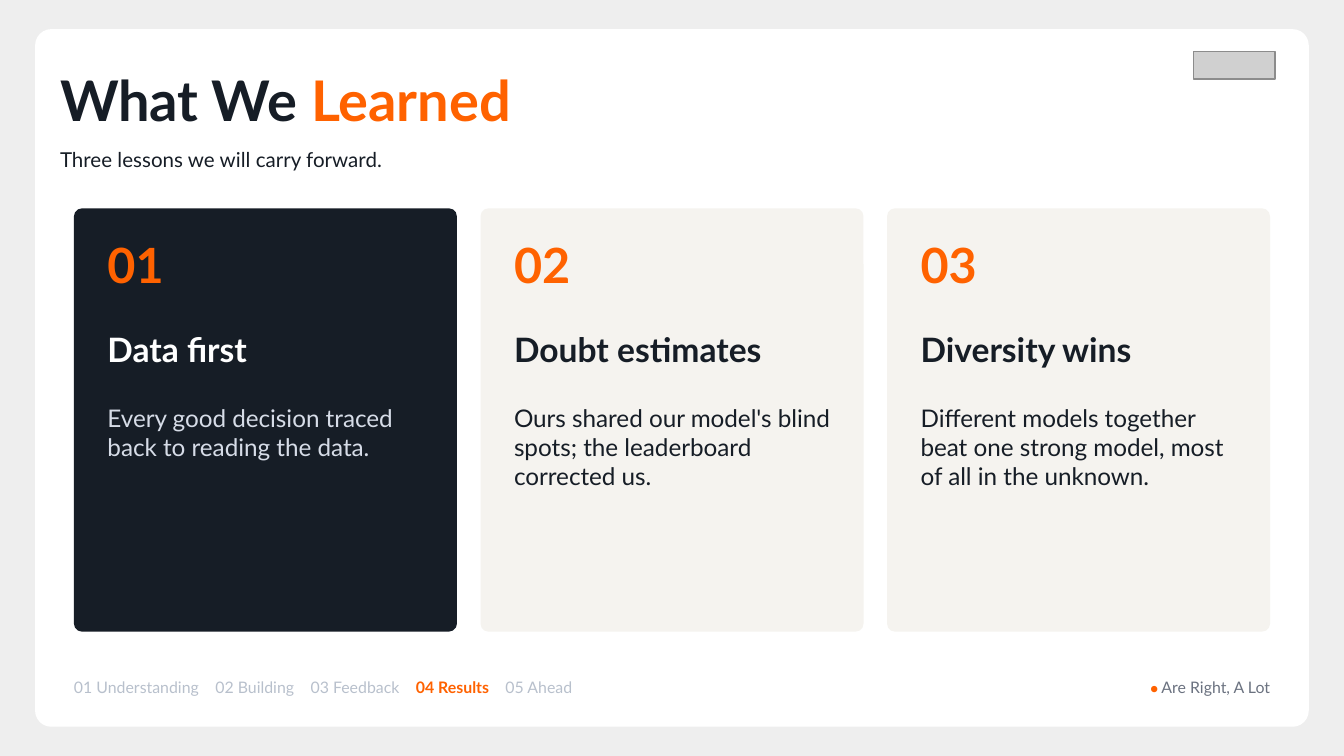
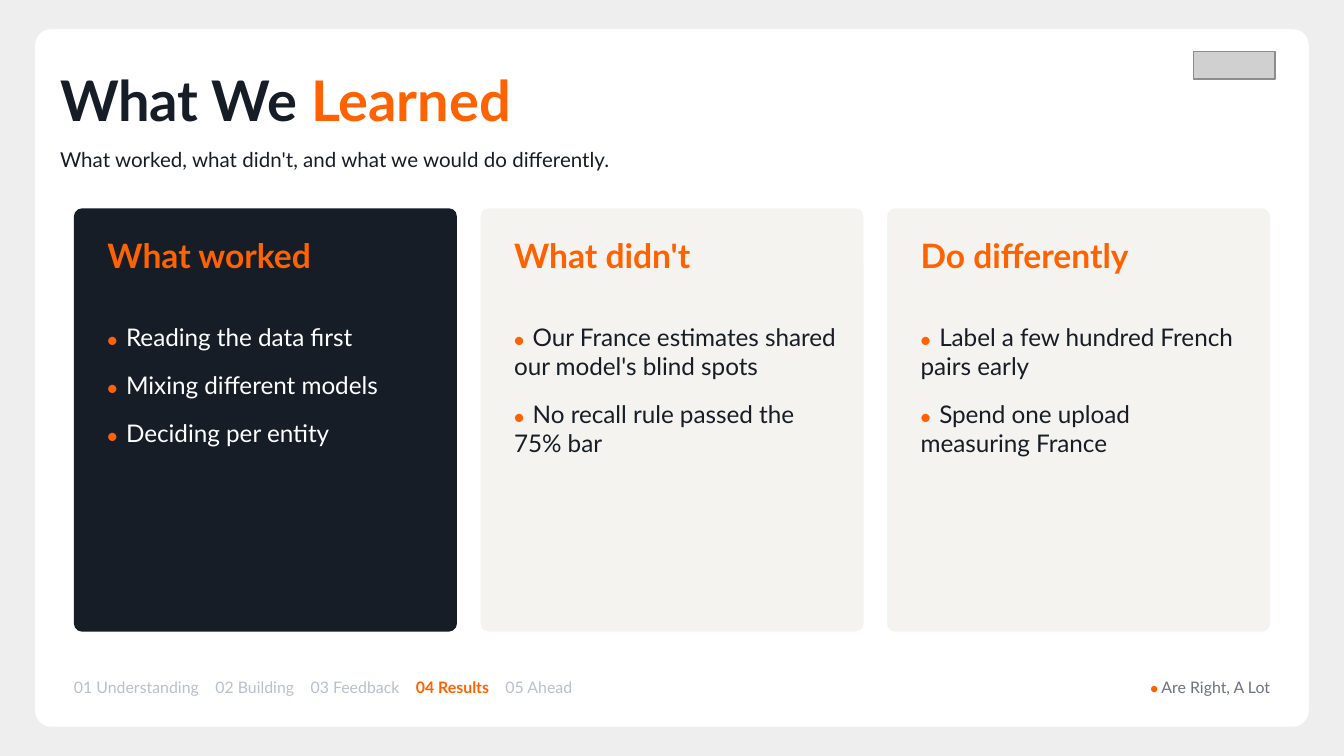
Before and after one commit to AmeyaBorkar/Grenuke, a slide deck: slide 22 of finale/Grenuke_Finale_Deck.pptx (slide 19 before the commit). Drawn at 1344x756 pixels with LibreOffice and Linux fonts; fonts in the diff are those of the drawing; grey boxes stand for pictures. Boxes give left, top, right and bottom in pixels: in the first picture for what was removed or moved away, otherwise in the second. Text is boxed around its words. In the diff, an @@ line names an element or a change of style, - is before the commit and + after.

Commit message:
docs(finale): deck v4 covers every topic in the organisers' guidelines
Adds features for noisy records, handling edge cases (singletons, noisy names and addresses, the unseen country) and how we measured (holdout, paired bootstrap, precision 99.9% vs recall 97.5%); names the three sources and our framing; lessons as worked / didn't / differently; zoomed chart scales labelled; script about 8.5-9 minutes. Validator PASS.

```diff
--- a/finale/Grenuke_Finale_Deck.pptx
+++ b/finale/Grenuke_Finale_Deck.pptx
@@ text at <box>60,79,609,171</box>: text changed @@
-What We Learned
-Three lessons we will carry forward.
+What We Learned
+What worked, what didn't, and what we would do differently.
@@ text at <box>107,243,311,269</box>: text changed; size 26 to 18 pt @@
-01
+What worked
@@ text removed at <box>514,247,570,284</box> @@
-02
@@ text added at <box>514,243,691,269</box>, 18 pt, text #FF6200, bold @@
+What didn't
@@ text removed at <box>921,247,977,284</box> @@
-03
@@ text added at <box>921,243,1128,274</box>, 18 pt, text #FF6200, bold @@
+Do differently
@@ text at <box>126,328,378,447</box>: text changed; size 18 to 13 pt; bold off @@
-Data first
+● Reading the data first
+● Mixing different models
+● Deciding per entity
@@ text at <box>514,328,836,453</box>: text changed @@
-Ours shared our model's blind spots; the leaderboard corrected us.
+● Our France estimates shared our model's blind spots
+● No recall rule passed the 75% bar
@@ text added at <box>921,328,1232,457</box>, 13 pt, text #161D26 @@
+● Label a few hundred French pairs early
+● Spend one upload measuring France
@@ text removed at <box>514,337,761,363</box> @@
-Doubt estimates
@@ text removed at <box>921,337,1131,368</box> @@
-Diversity wins
@@ text removed at <box>107,409,393,461</box> @@
-Every good decision traced back to reading the data.
@@ text removed at <box>921,409,1224,485</box> @@
-Different models together beat one strong model, most of all in the unknown.
```
Also in this commit, not shown: 4 other slides changed, 3 slides added, 2 other files.
